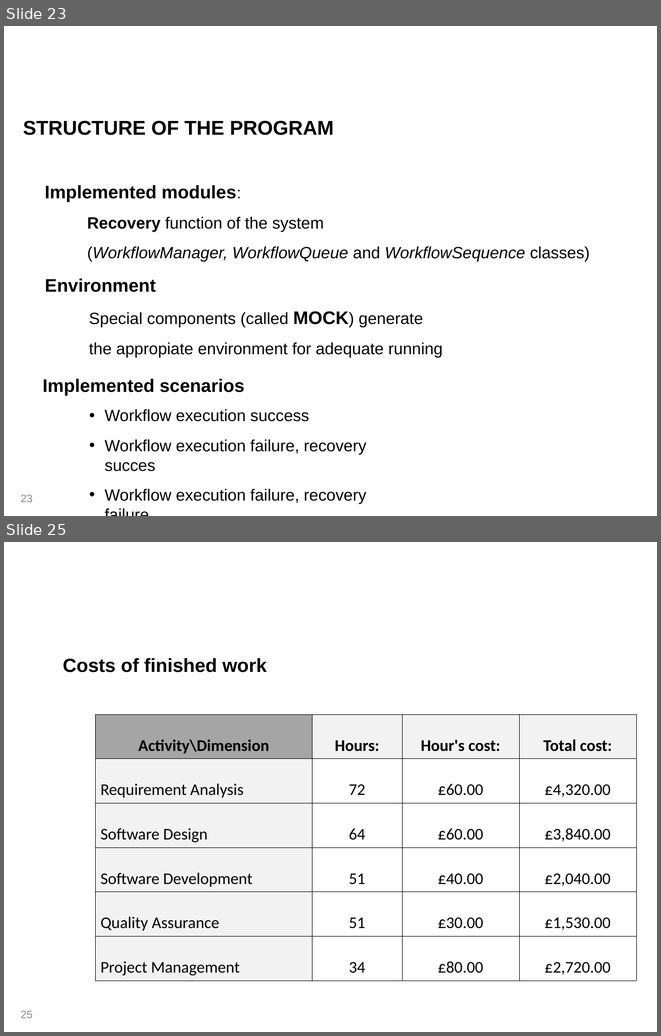
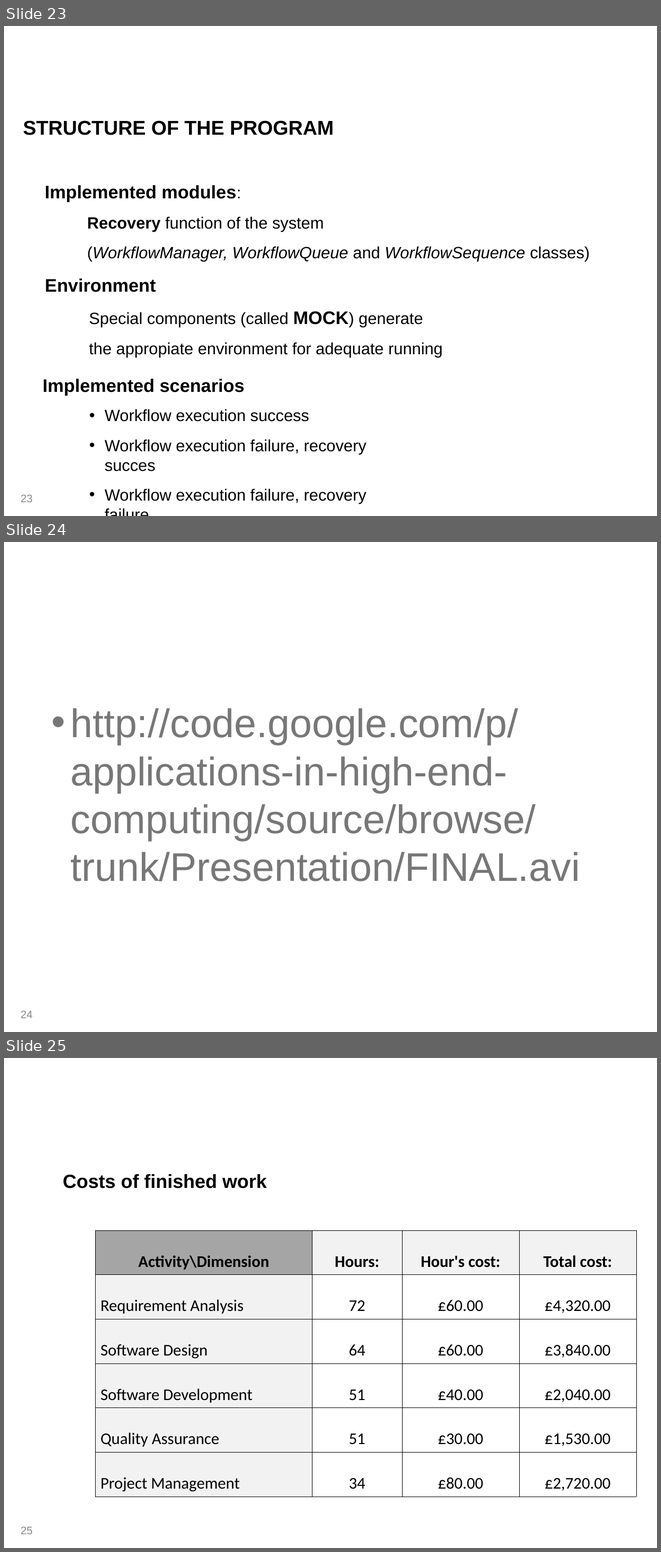
Before and after one commit to MissNanLankwtosh/mateuszgolabc, a slide deck: Presentation/Group Presentation.ppt. Shown one above the other, each under a label of ours: slides 23 and 25 before the commit, slides 23, 24 and 25 after it; the slides between them are not shown. The pictures are 661x1036 and 661x1552 pixels, drawn with LibreOffice and Linux fonts; fonts in the diff are those of the drawing; background and template pictures are left out. Boxes give left, top, right and bottom in pixels: in the first picture for what was removed or moved away, otherwise in the second. Text is boxed around its words. In the diff, an @@ line names an element or a change of style, - is before the commit and + after.

Commit message:
+ link to demonstration video added

```diff
--- a/Presentation/Group Presentation.ppt
+++ b/Presentation/Group Presentation.ppt
@@ slide 24 added at box(4, 542, 657, 1032), background picture (left out) @@
@@ title added at box(15, 551, 315, 633), 30 pt, text #FFFFFF @@
+Demonstration
@@ text added at box(70, 708, 580, 881), 44 pt, text #777777 @@
+• http://code.google.com/p/applications-in-high-end-computing/source/browse/trunk/Presentation/FINAL.avi
@@ page number added at box(20, 1011, 33, 1018), 12 pt, text #898989 @@
+24
```
Also in this commit, not shown: 1 slide removed, 2 other files.
